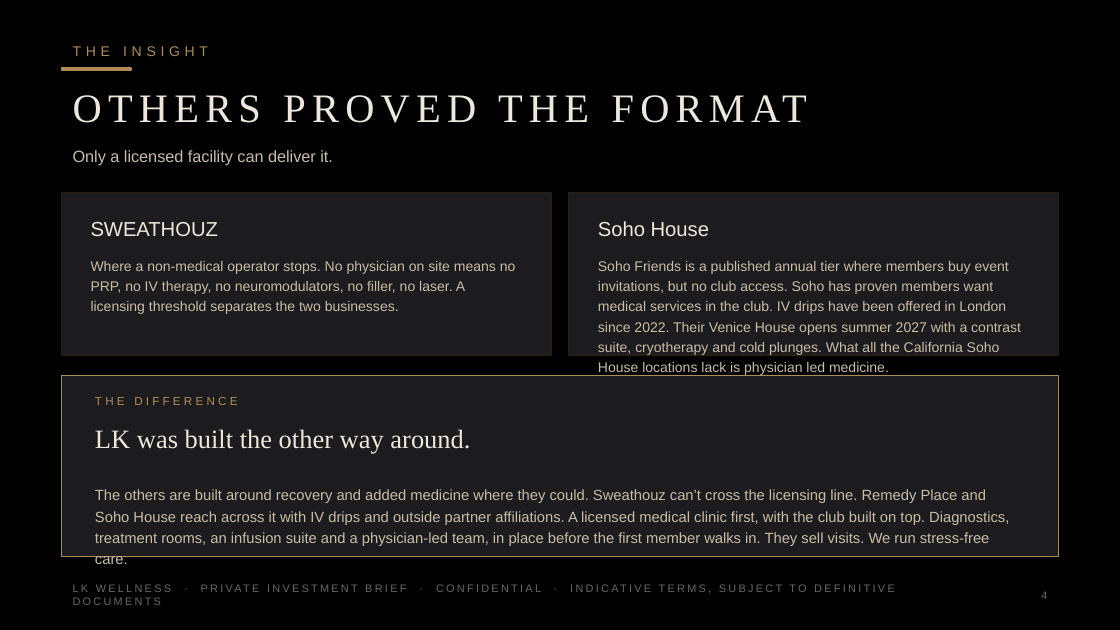
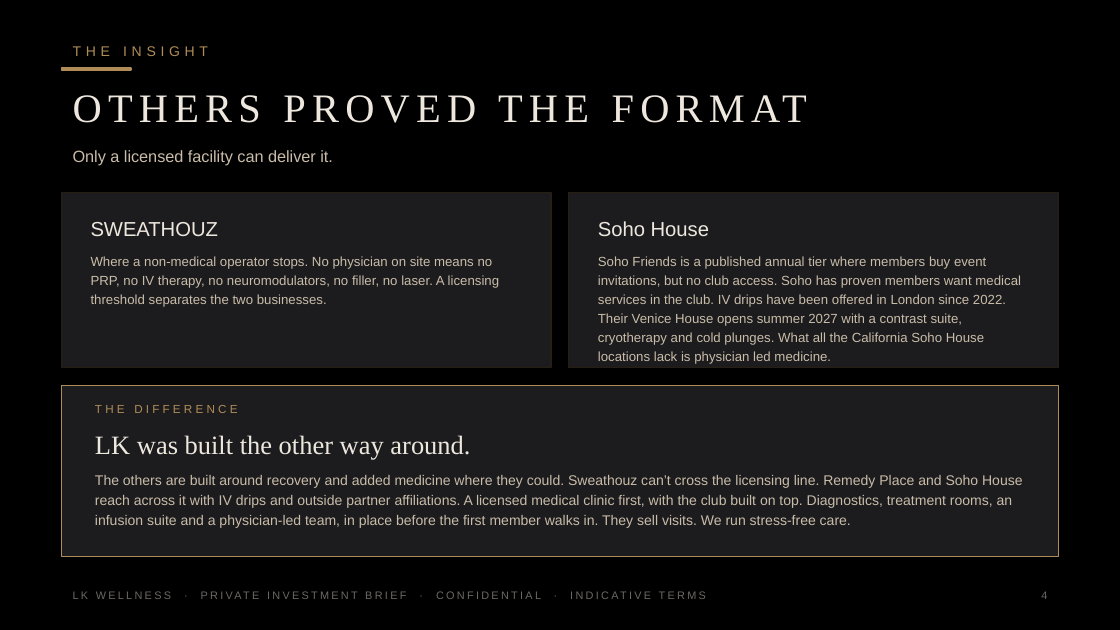
Before and after one commit to apexalpha811/lkwellness, a slide deck: slide 4 of L-K-Wellness-Ample-4.75M-Private.pptx. Drawn at 1120x630 pixels with LibreOffice and Linux fonts; fonts in the diff are those of the drawing. Boxes give left, top, right and bottom in pixels: in the first picture for what was removed or moved away, otherwise in the second. Text is boxed around its words. In the diff, an @@ line names an element or a change of style, - is before the commit and + after.

```diff
--- a/L-K-Wellness-Ample-4.75M-Private.pptx
+++ b/L-K-Wellness-Ample-4.75M-Private.pptx
@@ rectangle: place and size @@
-rectangle at [62, 193, 551, 355]
+rectangle at [62, 193, 551, 367]
@@ rectangle: place and size @@
-rectangle at [569, 193, 1058, 355]
+rectangle at [569, 193, 1058, 367]
@@ text "Where a non-medical operator stops. ..." at [91, 256, 499, 307]: size 9 to 8.5 pt @@
@@ text "Soho Friends is a published ..." at [598, 256, 1021, 364]: size 9 to 8.5 pt @@
@@ rectangle: place and size @@
-rectangle at [62, 375, 1058, 557]
+rectangle at [62, 385, 1058, 557]
@@ text "THE DIFFERENCE": place and size @@
-text "THE DIFFERENCE" at [95, 397, 237, 405]
+text "THE DIFFERENCE" at [95, 405, 237, 413]
@@ text "LK was built the other ...": place and size @@
-text "LK was built the other ..." at [95, 429, 470, 454]
+text "LK was built the other ..." at [95, 435, 470, 460]
@@ text "The others are built around ...": place and size @@
-text "The others are built around ..." at [95, 489, 1009, 546]
+text "The others are built around ..." at [95, 475, 1022, 528]
@@ text "The others are built around ..." at [95, 475, 1022, 528]: size 9.5 to 9 pt @@
@@ text at [73, 591, 541, 599]: text changed @@
-LK WELLNESS · PRIVATE INVESTMENT BRIEF · CONFIDENTIAL · INDICATIVE TERMS, SUBJECT TO DEFINITIVE DOCUMENTS
+LK WELLNESS · PRIVATE INVESTMENT BRIEF · CONFIDENTIAL · INDICATIVE TERMS
```
Also in this commit, not shown: 42 other slides changed, 2 other files.
